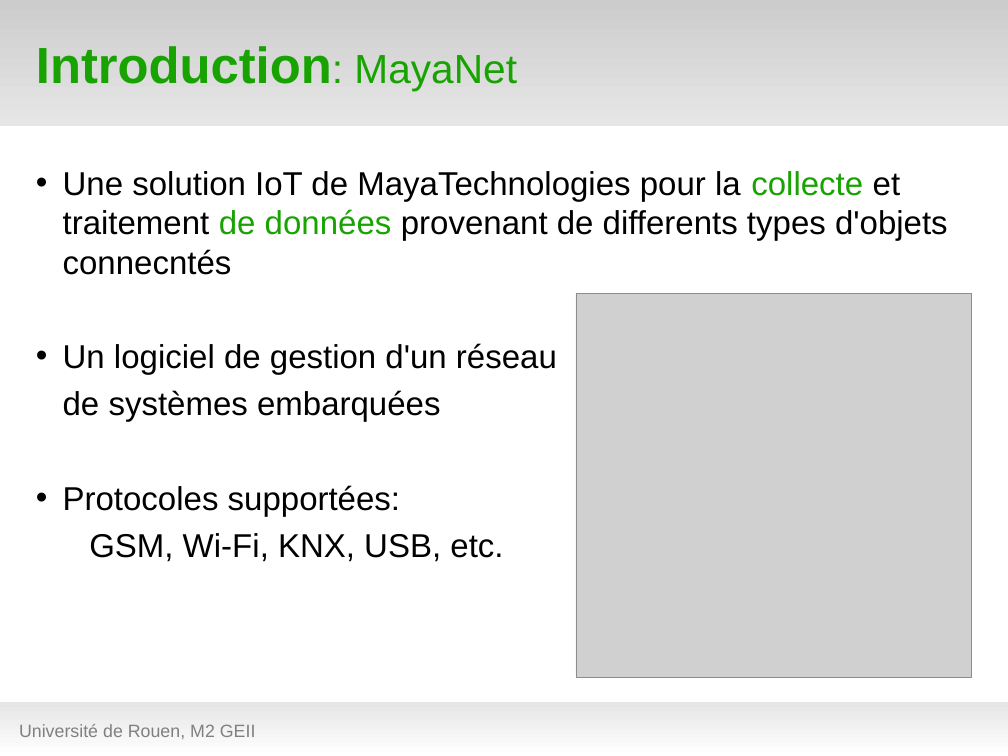
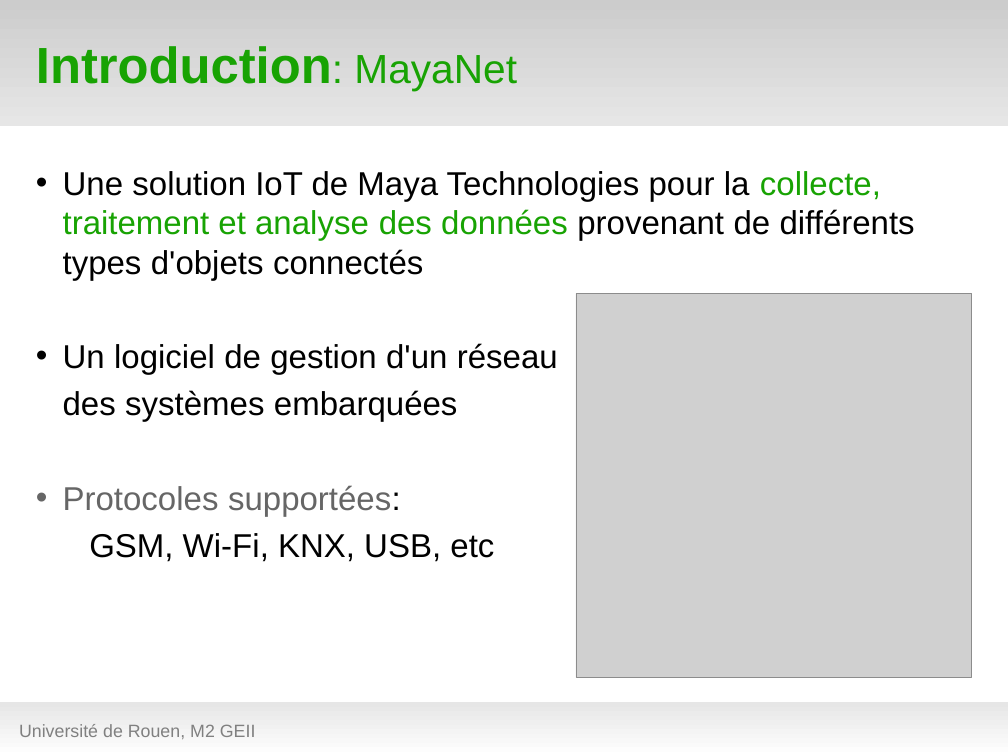
Before and after one commit to hanzenok/dataexp, a slide deck: slide 5 of presentation/test_green6.odp. Drawn at 1008x756 pixels with LibreOffice and Linux fonts; fonts in the diff are those of the drawing; grey boxes stand for pictures; background and template pictures are left out. Boxes give left, top, right and bottom in pixels: in the first picture for what was removed or moved away, otherwise in the second. Text is boxed around its words. In the diff, an @@ line names an element or a change of style, - is before the commit and + after.

```diff
--- a/presentation/test_green6.odp
+++ b/presentation/test_green6.odp
@@ text at <box>63,171,915,280</box>: text changed @@
-• Une solution IoT de MayaTechnologies pour la collecte et traitement de données provenant de differents types d'objets connecntés
+• Une solution IoT de Maya Technologies pour la collecte, traitement et analyse des données provenant de différents types d'objets connectés
@@ text at <box>63,390,458,422</box>: text changed @@
-de systèmes embarquées
+des systèmes embarquées
@@ text at <box>63,485,401,516</box>: text colour #000000 to #666666 in "Protocoles supportées:" @@
@@ text at <box>89,533,494,562</box>: text changed @@
-  GSM, Wi-Fi, KNX, USB, etc.
+  GSM, Wi-Fi, KNX, USB, etc
```
Also in this commit, not shown: 2 other slides changed, 7 other files.
